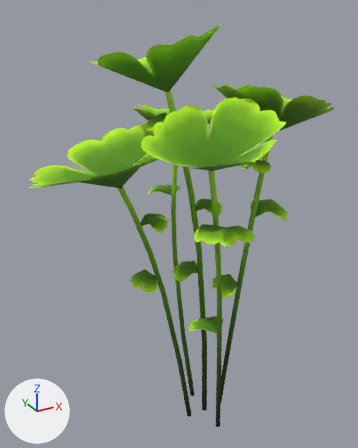
What one commit did to the glTF model assets/nature/Clover_2.gltf.
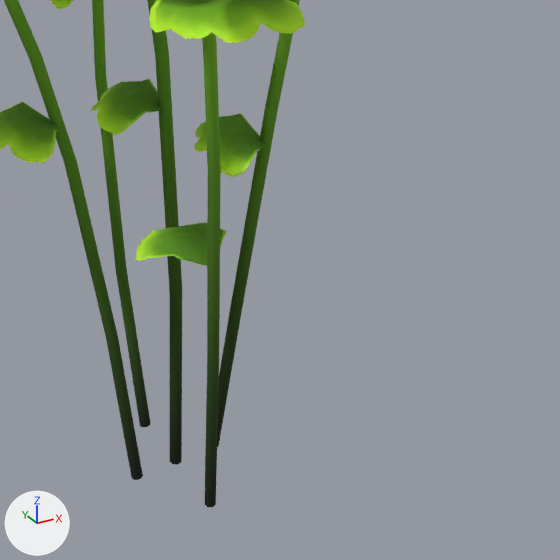
The first picture shows the older version from a camera (50 mm lens) standing at (-0.723, -1.13, 1.294) and looking at (-0.06, 0.076, 0.692). The close-ups show the older and then the newer version on the part from 38% to 99% of the width and 51% to 100% of the height of that picture. Only the edits that show in the close-ups are written down. Every picture has the same lights, and +X, +Y and +Z are marked at lower left.

Objects in the first close-up: 'Clover_2'.
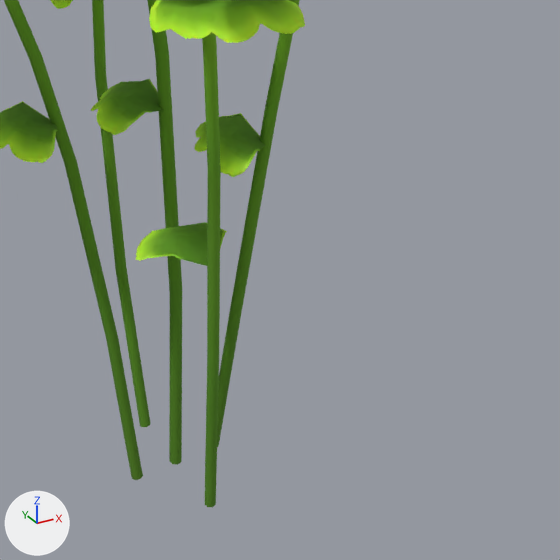
Where the newer file only moved an object's origin or applied its transform, the numbers keep the older frame.

Pixel boxes (x1, y1, x2, y2) of what changed, in the close-ups (560 x 560 px):
'Clover_2', recoloured: (14, 0, 271, 507) in both

What changed in the scene script:
```text
Change mat_leaves:
    remove # nodes: BsdfPrincipled, Math x3, Mix, OutputMaterial, TexImage, VertexColor
    nodes: BsdfPrincipled, Math x2, OutputMaterial, TexImage
```
